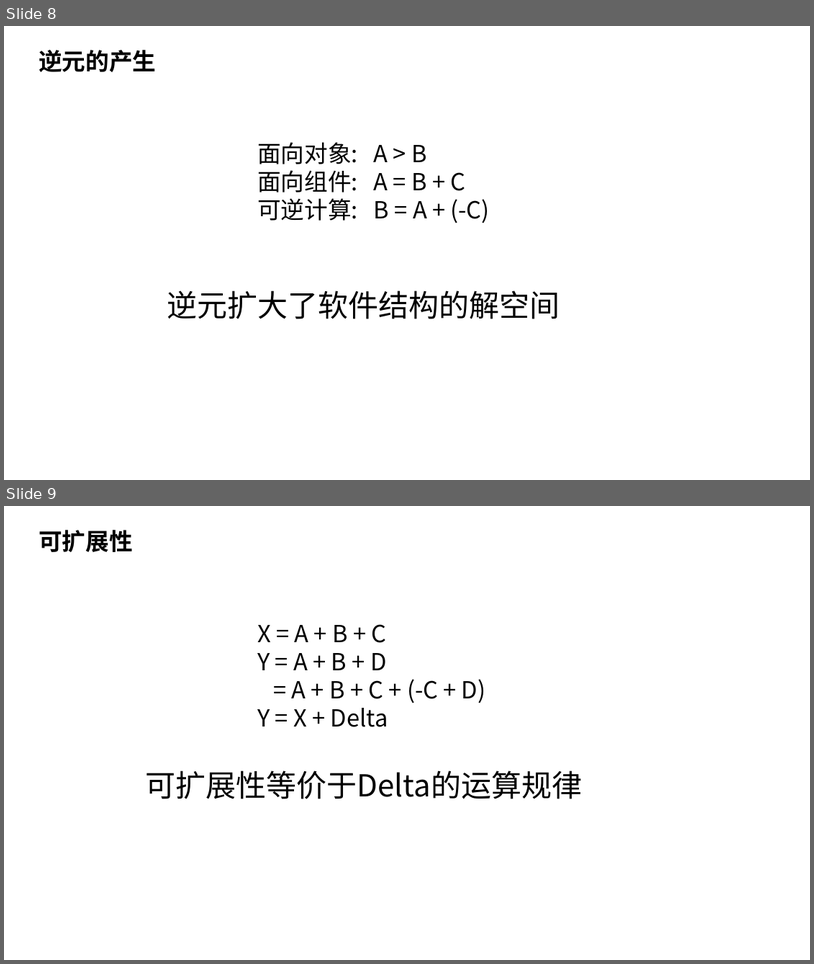
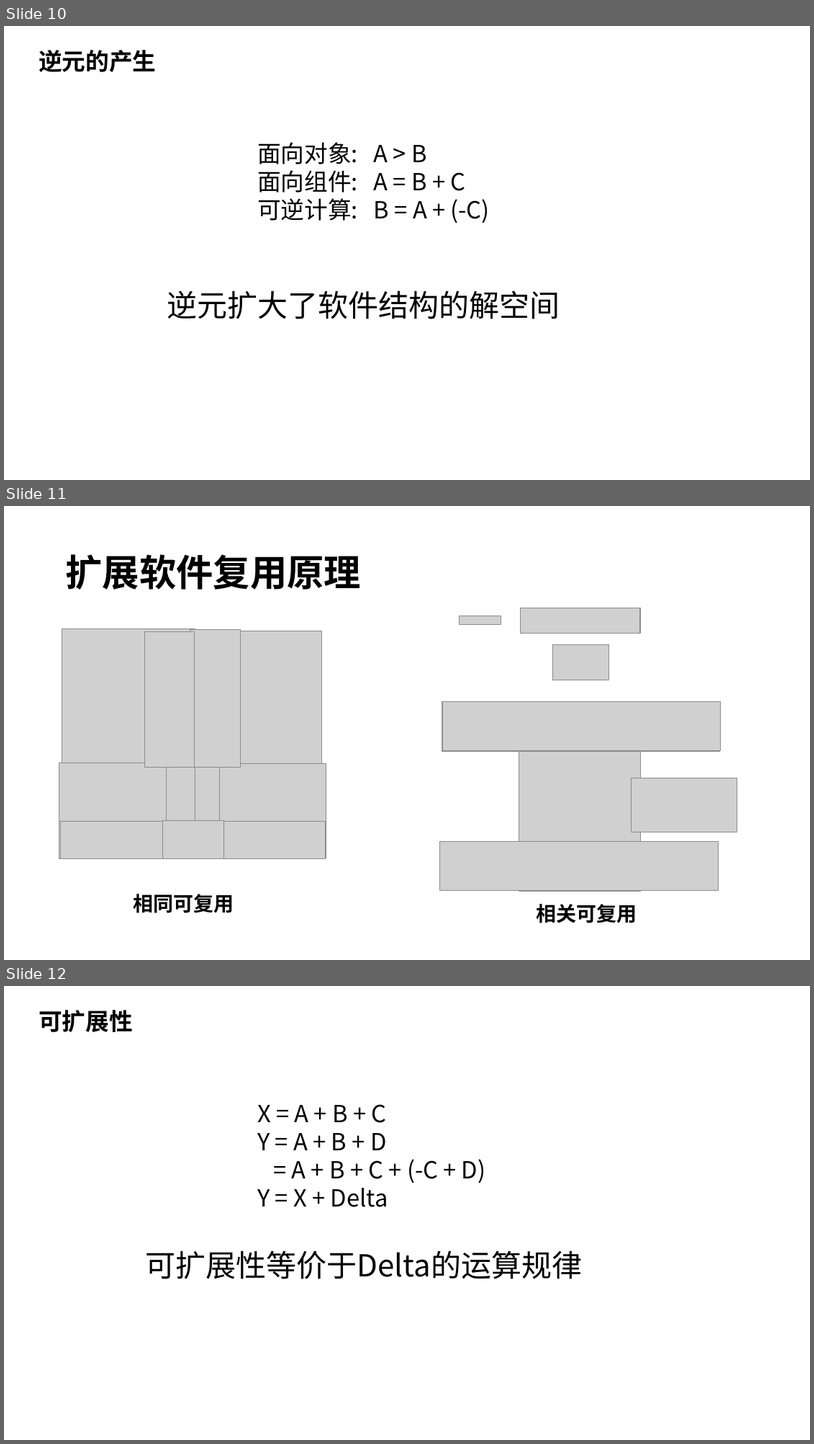
Before and after one commit to nop-platform/nop-entropy-docs, a slide deck: src/ppt/theory-of-reversible-computation.pptx. Shown one above the other, each under a label of ours: slides 8 and 9 before the commit, slides 10, 11 and 12 after it. The pictures are 814x964 and 814x1444 pixels, drawn with LibreOffice and Linux fonts; fonts in the diff are those of the drawing; grey boxes stand for pictures. Boxes give left, top, right and bottom in pixels: in the first picture for what was removed or moved away, otherwise in the second. Text is boxed around its words. In the diff, an @@ line names an element or a change of style, - is before the commit and + after.

```diff
--- a/src/ppt/theory-of-reversible-computation.pptx
+++ b/src/ppt/theory-of-reversible-computation.pptx
@@ slide 11 added at <box>4,506,810,960</box>, background #FFFFFF @@
@@ title added at <box>65,554,361,590</box>, 44 pt, text #000000, bold @@
+扩展软件复用原理
@@ picture added at <box>521,608,641,633</box> @@
@@ picture added at <box>521,608,640,633</box> @@
@@ picture added at <box>62,629,196,858</box> @@
@@ picture added at <box>145,631,195,767</box> @@
@@ picture added at <box>190,630,241,767</box> @@
@@ picture added at <box>191,631,322,855</box> @@
@@ picture added at <box>460,616,502,625</box> @@
@@ picture added at <box>553,644,610,680</box> @@
@@ picture added at <box>442,701,720,751</box> @@
@@ picture added at <box>442,701,721,751</box> @@
@@ picture added at <box>520,716,641,891</box> @@
@@ picture added at <box>59,763,166,858</box> @@
@@ picture added at <box>219,763,326,858</box> @@
@@ picture added at <box>632,778,738,832</box> @@
@@ picture added at <box>61,821,193,859</box> @@
@@ picture added at <box>162,821,224,858</box> @@
@@ picture added at <box>192,821,326,859</box> @@
@@ picture added at <box>440,841,718,890</box> @@
@@ text added at <box>133,893,234,913</box>, 24 pt, text #000000, bold @@
+相同可复用
@@ text added at <box>537,903,638,923</box>, 24 pt, text #000000, bold @@
+相关可复用
@@ what was slide 8 is now slide 10 @@
@@ what was slide 9 is now slide 12 @@
```
Also in this commit, not shown: 1 slide changed, 4 other slides added, 2 other files.
